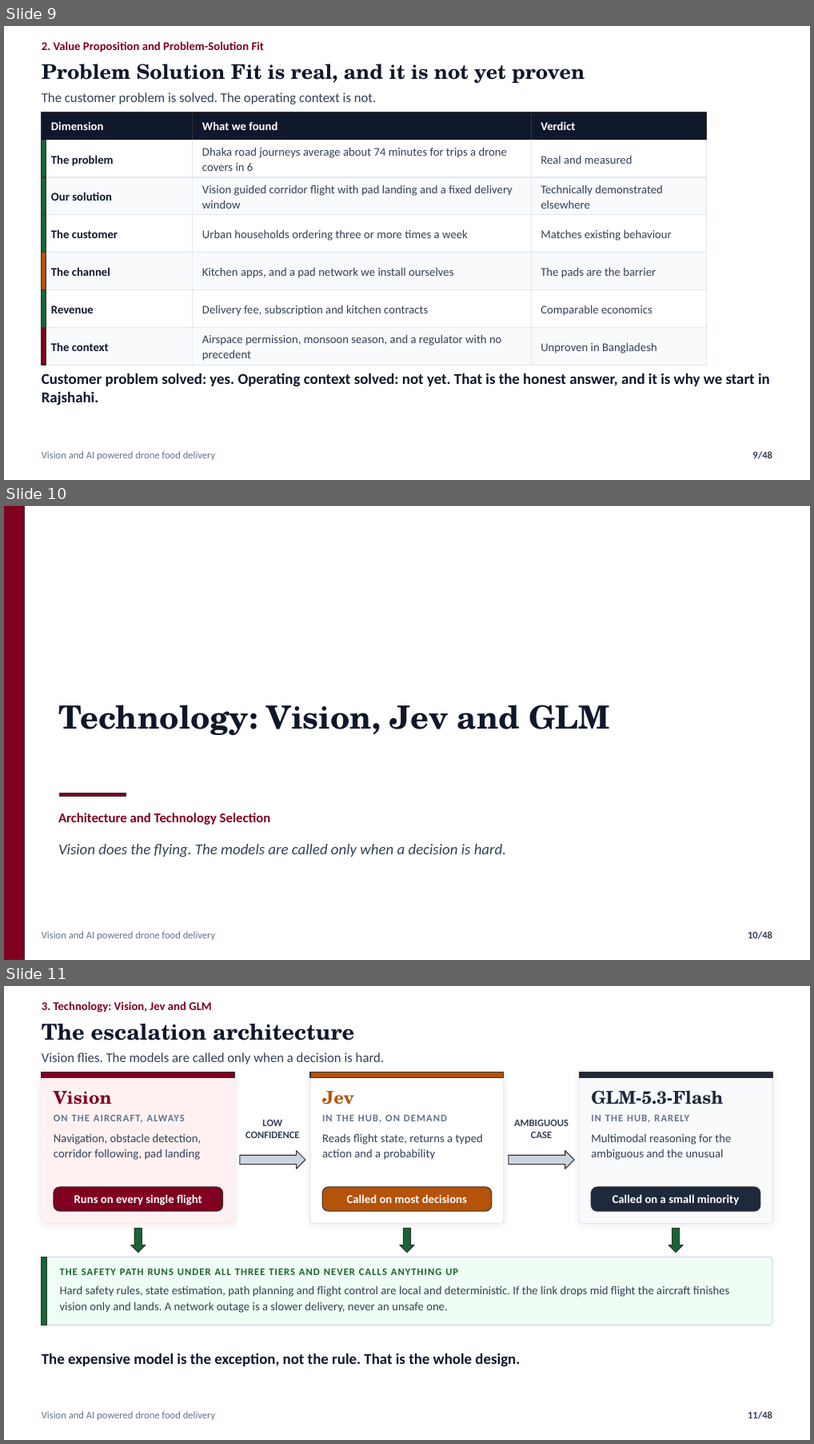
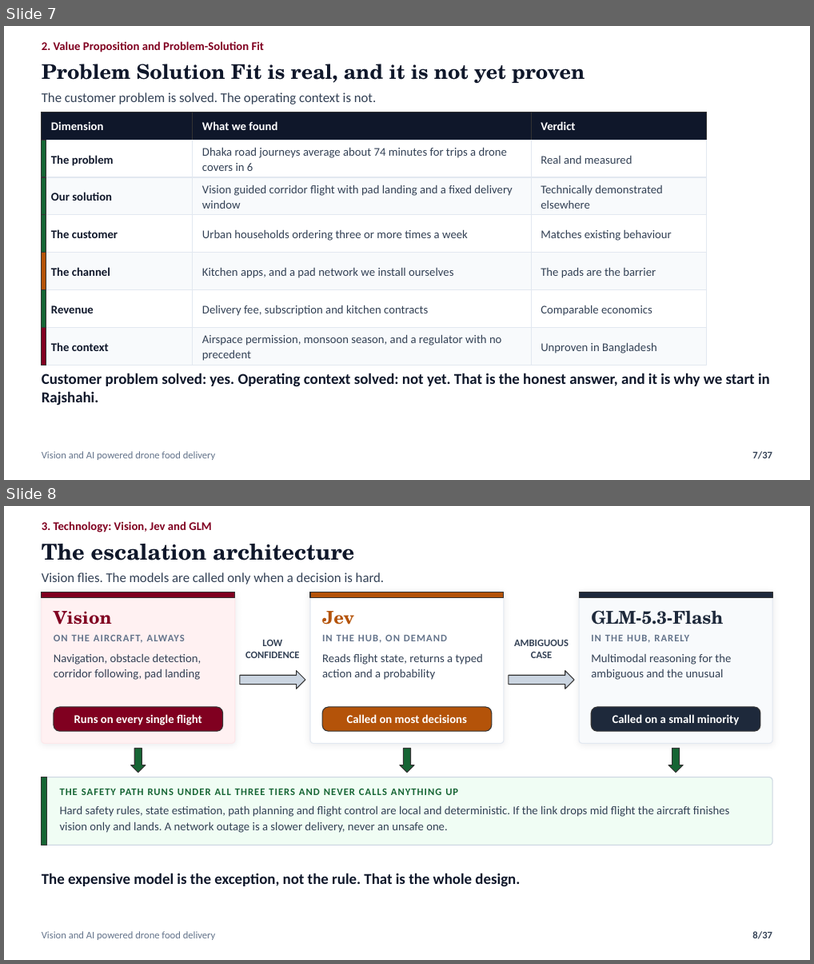
Before and after one commit to nafiskabbo/presentation-hum, a slide deck: output/AeroSetu_Group_Presentation-v1.pptx. Shown one above the other, each under a label of ours: slides 9, 10 and 11 before the commit, slides 7 and 8 after it. The pictures are 814x1444 and 814x964 pixels, drawn with LibreOffice and Linux fonts; fonts in the diff are those of the drawing. Boxes give left, top, right and bottom in pixels: in the first picture for what was removed or moved away, otherwise in the second. Text is boxed around its words. In the diff, an @@ line names an element or a change of style, - is before the commit and + after.

```diff
--- a/output/AeroSetu_Group_Presentation-v1.pptx
+++ b/output/AeroSetu_Group_Presentation-v1.pptx
@@ slide 10 removed at (x1=4, y1=506, x2=810, y2=960), background #FFFFFF @@
@@ rectangle removed at (x1=4, y1=506, x2=25, y2=960) @@
@@ text removed at (x1=58, y1=704, x2=610, y2=736) @@
-Technology: Vision, Jev and GLM
@@ rectangle removed at (x1=60, y1=792, x2=126, y2=796) @@
@@ text removed at (x1=58, y1=812, x2=271, y2=824) @@
-Architecture and Technology Selection
@@ text removed at (x1=58, y1=844, x2=506, y2=857) @@
-Vision does the flying. The models are called only when a decision is hard.
@@ text removed at (x1=42, y1=931, x2=216, y2=940) @@
-Vision and AI powered drone food delivery
@@ page number removed at (x1=748, y1=931, x2=773, y2=939) @@
-10/48
@@ what was slide 9 is now slide 7 @@
@@ page number at (x1=753, y1=451, x2=773, y2=459): text changed @@
-9/48
+7/37
@@ what was slide 11 is now slide 8 @@
@@ page number at (x1=753, y1=931, x2=773, y2=939): text changed @@
-11/48
+8/37
```
Also in this commit, not shown: 1 slide changed, 10 other slides removed, 4 other files.
